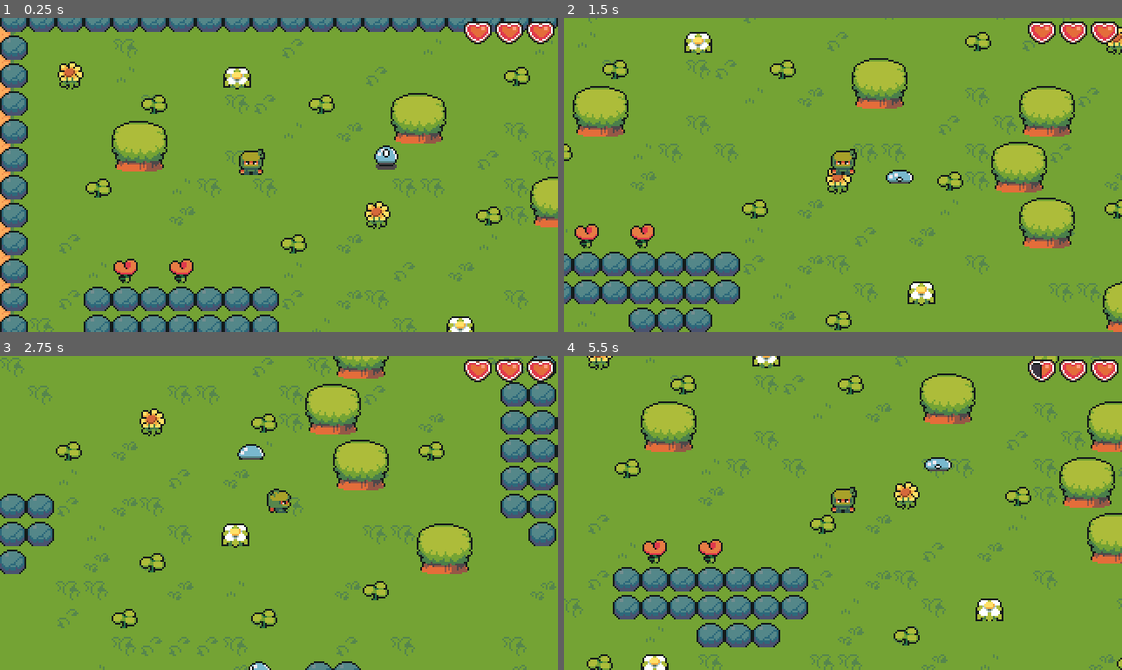
Above: before the commit, frames 1-4 (two rows, left to right).
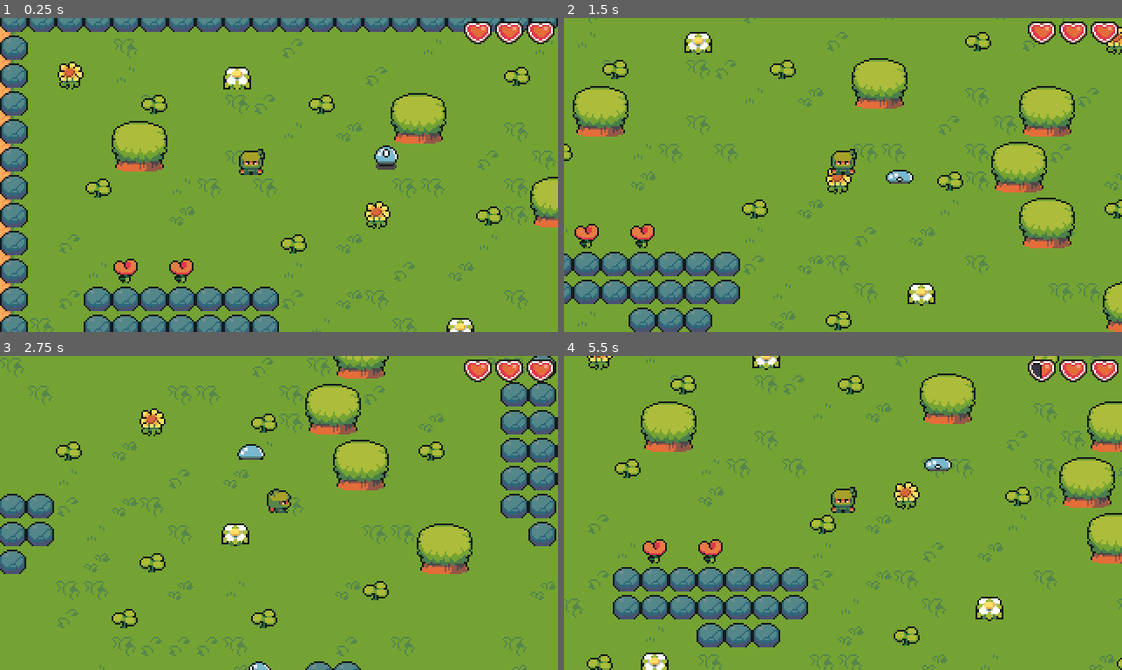
Above: after the commit, the same moments.

Repository: djpeach/ninja-adventure
Game: Godot game, scene res://scenes/world.tscn
Two runs of this game, one before a commit and one after it. Both use one fixed random seed, a clock stepped at 60 frames per second and the inputs below.
Inputs:
- Up to frame 1 (0.25 s): no input
- Up to frame 2 (1.5 s): hold D (move_right) 0.53-1.28 s; hold S (move_down) from 1.28 s (still down)
- Up to frame 3 (2.75 s): release S (move_down) at 2.03 s; hold D (move_right) from 2.03 s (still down)
- Up to frame 4 (5.5 s): release D (move_right) at 2.78 s; hold W (move_up) 2.78-3.53 s; hold A (move_left) 3.53-5.03 s; hold S (move_down) from 5.03 s (still down)

The runs differ from the first frame. In frame 1, 0.2% of the frame differs, in the area x 40-85%, y 16-100%; in frame 2, 0.1%; in frame 3, less than 0.1%; in frame 4, 0.4%, in the area x 13-79%, y 0-100%.
Error after the commit: Trying to get a return value of a method that returns "void" (res://characters/player.gd:36)

Commit message:
switch to get_overlapping_areas

Diff:
--- a/characters/player.gd
+++ b/characters/player.gd
@@ -6,13 +6,13 @@
 
 @export var speed: int = 100
 
-@onready var anim_player: AnimationPlayer = $AnimationPlayer
-@onready var effects_player: AnimationPlayer = $EffectsAnimations
+@onready var anim_player := $AnimationPlayer
+@onready var effects_player := $EffectsAnimations
+@onready var hurt_box := $HurtBox
 
 var direction := Vector2.ZERO
 var can_walk := true: set = set_can_walk
 var is_hurt := false: set = set_is_hurt
-var enemy_collisions: Array[Area2D]
 
 func init() -> void:
 	max_health_changed.emit(3)
@@ -50,18 +50,10 @@
 	anim_player.play(animation_map[direction])
 
 
-func _on_hurt_box_area_entered(area: Area2D) -> void:
-	enemy_collisions.append(area)
-
-
-func _on_hurt_box_area_exited(area: Area2D) -> void:
-	enemy_collisions.erase(area)
-
-
 func handle_collisions():
 	if is_hurt: return
 
-	for hit_box in enemy_collisions:
+	for hit_box in hurt_box.get_overlapping_areas():
 		handle_hit_by_enemy(hit_box)
 		break # only first hitbox will have an effect
 
--- a/characters/player.tscn
+++ b/characters/player.tscn
@@ -106,6 +106,21 @@
 [sub_resource type="CapsuleShape2D" id="CapsuleShape2D_6nc4b"]
 radius = 6.0
 height = 14.0
+
+[sub_resource type="Animation" id="Animation_u7tdq"]
+length = 0.001
+tracks/0/type = "value"
+tracks/0/imported = false
+tracks/0/enabled = true
+tracks/0/path = NodePath("Sprite2D/HurtIndicator:self_modulate")
+tracks/0/interp = 1
+tracks/0/loop_wrap = true
+tracks/0/keys = {
+"times": PackedFloat32Array(0),
+"transitions": PackedFloat32Array(1),
+"update": 0,
+"values": [Color(1, 0, 0, 0)]
+}
 
 [sub_resource type="Animation" id="Animation_8kl1m"]
 resource_name = "blink_hurt"
@@ -141,21 +156,6 @@
 }]
 }
 
-[sub_resource type="Animation" id="Animation_u7tdq"]
-length = 0.001
-tracks/0/type = "value"
-tracks/0/imported = false
-tracks/0/enabled = true
-tracks/0/path = NodePath("Sprite2D/HurtIndicator:self_modulate")
-tracks/0/interp = 1
-tracks/0/loop_wrap = true
-tracks/0/keys = {
-"times": PackedFloat32Array(0),
-"transitions": PackedFloat32Array(1),
-"update": 0,
-"values": [Color(1, 0, 0, 0)]
-}
-
 [sub_resource type="AnimationLibrary" id="AnimationLibrary_yc64g"]
 _data = {
 "RESET": SubResource("Animation_u7tdq"),
@@ -202,6 +202,3 @@
 libraries = {
 "": SubResource("AnimationLibrary_yc64g")
 }
-
-[connection signal="area_entered" from="HurtBox" to="." method="_on_hurt_box_area_entered"]
-[connection signal="area_exited" from="HurtBox" to="." method="_on_hurt_box_area_exited"]
